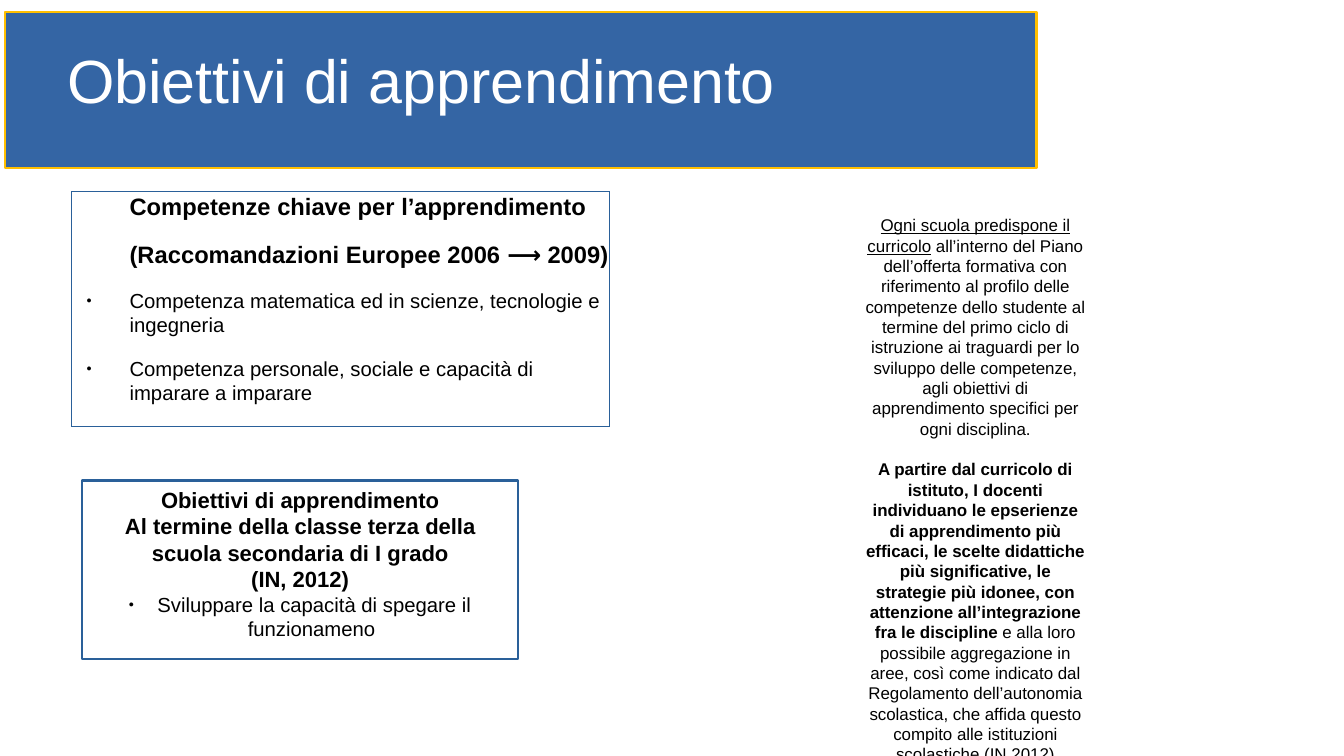
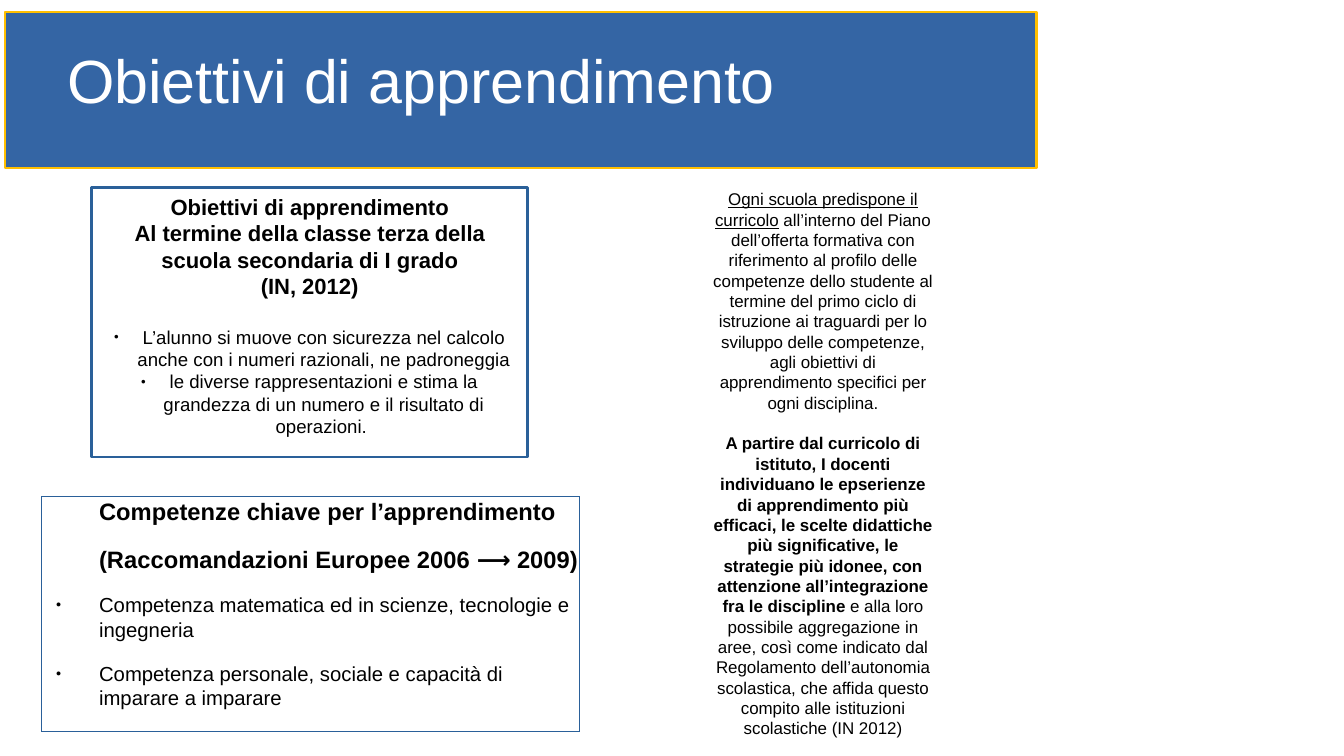
Before and after one commit to gioretikto/gioretikto.github.io, a slide deck: slide 4 of orale.odp. Drawn at 1344x756 pixels with LibreOffice and Linux fonts; fonts in the diff are those of the drawing. Boxes give left, top, right and bottom in pixels: in the first picture for what was removed or moved away, otherwise in the second. Text is boxed around its words. In the diff, an @@ line names an element or a change of style, - is before the commit and + after.

Commit message:
update all

```diff
--- a/orale.odp
+++ b/orale.odp
@@ rectangle "Obiettivi di apprendimento": place and size @@
-rectangle "Obiettivi di apprendimento" at [82, 481, 518, 659]
+rectangle "Obiettivi di apprendimento" at [91, 188, 528, 457]
@@ text "Ogni scuola predispone il curricolo ...": place and size @@
-text "Ogni scuola predispone il curricolo ..." at [866, 218, 1085, 744]
+text "Ogni scuola predispone il curricolo ..." at [713, 192, 933, 718]
@@ text in rectangle at [137, 330, 510, 437]: text changed; size 12 to 11 pt @@
-● Sviluppare la capacità di spegare il funzionameno
+● L’alunno si muove con sicurezza nel calcolo anche con i numeri razionali, ne padroneggia
+● le diverse rappresentazioni e stima la grandezza di un numero e il risultato di operazioni.
@@ text "Competenze chiave per l’apprendimento": place and size @@
-text "Competenze chiave per l’apprendimento" at [72, 191, 610, 427]
+text "Competenze chiave per l’apprendimento" at [41, 496, 579, 732]
```
Also in this commit, not shown: 4 other slides changed, 9 slides added, 2 slides removed.
